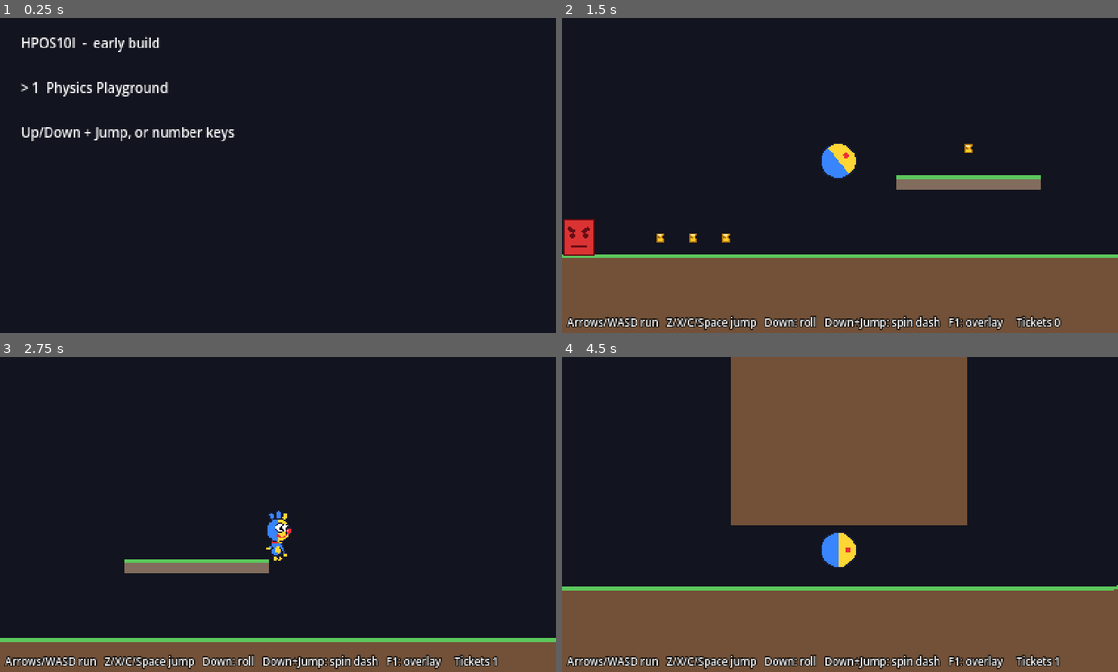
Above: before the commit, frames 1-4 (two rows, left to right).
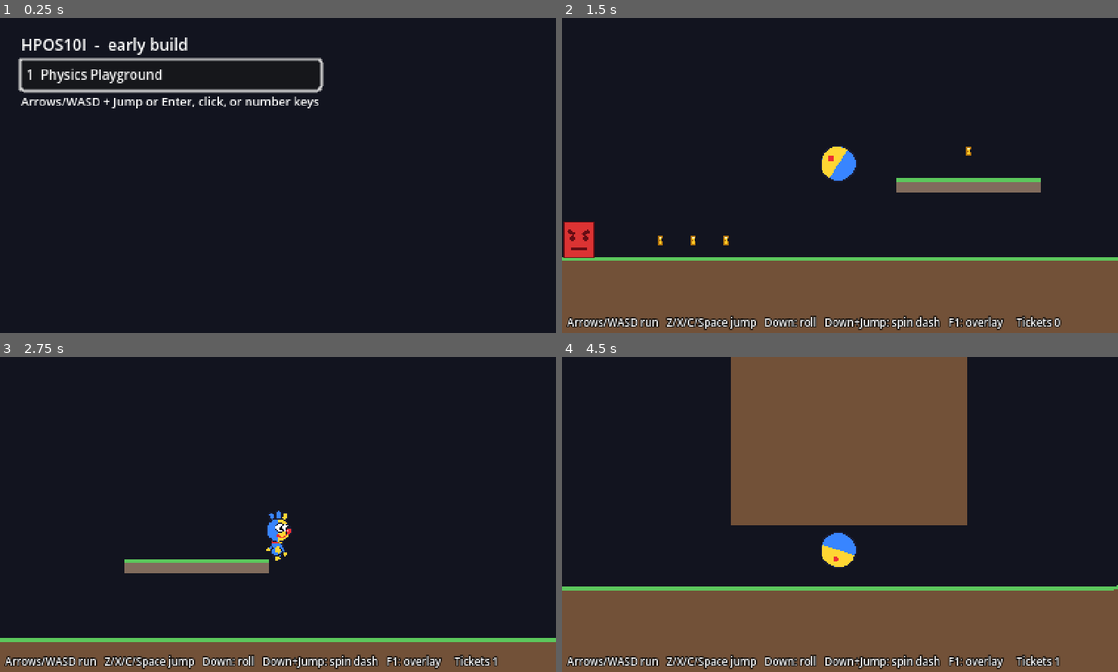
Above: after the commit, the same moments.

Repository: crrreatorrr/HPOS10I
Game: Godot game, scene res://core/main.tscn
Two runs of this game, one before a commit and one after it. Both use one fixed random seed, a clock stepped at 60 frames per second and the inputs below.
Inputs (mouse positions are in pixels of both pictures, inside the frame that each line leads up to):
- Up to frame 1 (0.25 s): no input
- Up to frame 2 (1.5 s): click (734, 74) at 0.5 s, where only the run after the commit has a clickable "1 Physics Playground"; tap Enter (pause) at 1.25 s; move the mouse to (962, 159) at 1.27 s; hold Right (move_right) from 1.28 s (still down); hold Z (jump) from 1.28 s (still down); tap 1 at 1.35 s; click (962, 159) at 1.42 s
- Up to frame 3 (2.75 s): release Right (move_right) at 2 s; release Z (jump) at 2 s; drag from (166, 530) to (22, 653) at 2.02 s
- Up to frame 4 (4.5 s): move the mouse to (895, 445) at 2.77 s; hold Right (move_right) 2.78-3.5 s; hold Z (jump) 2.78-3.5 s; tap 1 at 2.85 s; click (895, 445) at 2.92 s; drag from (812, 577) to (673, 467) at 3.52 s; move the mouse to (1006, 561) at 4.27 s; hold Left (move_left) from 4.28 s (still down); hold Z (jump) from 4.28 s (still down); tap C at 4.35 s; click (1006, 561) at 4.42 s

The runs differ from the first frame. In frame 1, 4.3% of the frame differs, in the area x 3-59%, y 5-40%; in frame 2, 3.2%; in frame 3, less than 0.1%; in frame 4, 0.3%.

Commit message:
Web QA fixes: crisp integer scaling, tappable menu, rotate hint, branded loading
Findings from the lead's browser QA of the live build:
- Display autoload: integer scaling on desktop when the window fits 2x+
  (fractional scaling made 3- and 4-px-wide game pixels), fractional on
  touch devices; a rotate-your-device hint in portrait; global touch
  controls and pause menu overlays (added once their UI scenes exist)
- Boot menu uses real buttons: works with mouse and touch (phones could
  not start anything), keeps keyboard/gamepad shortcuts
- SceneRouter.in_gameplay() for pause/touch overlays
- Loading screen: no engine logo, game background colour; page
  description and theme colour

Co-Authored-By: Claude Opus 5.5 <noreply@anthropic.com>

Diff:
--- /dev/null
+++ b/core/display.gd
@@ -0,0 +1,69 @@
+extends Node
+## Screen-level behaviour shared by every scene:
+## - pixel-perfect integer scaling on desktop when the window is big enough,
+##   fractional scaling on touch devices and small windows;
+## - a "rotate your device" hint on touch devices held in portrait;
+## - global overlays that must exist in every gameplay scene: the touch
+##   controls and the pause menu (owned by the UI agent, added here when their
+##   scenes exist so levels, bosses and playgrounds all get them for free).
+
+const TOUCH_CONTROLS_SCENE := "res://ui/touch_controls/touch_controls.tscn"
+const PAUSE_MENU_SCENE := "res://ui/pause/pause_menu.tscn"
+## Below this multiple of the base size, integer scaling would leave large
+## borders, so fractional scaling is used instead.
+const MIN_INTEGER_SCALE := 2
+const OVERLAY_LAYER := 100
+
+var is_touch := false
+
+var _rotate_hint: CanvasLayer
+
+
+func _ready() -> void:
+	process_mode = Node.PROCESS_MODE_ALWAYS
+	is_touch = DisplayServer.is_touchscreen_available()
+	get_tree().root.size_changed.connect(_on_window_resized)
+	_build_rotate_hint()
+	_add_overlay(TOUCH_CONTROLS_SCENE, is_touch)
+	_add_overlay(PAUSE_MENU_SCENE, true)
+	_on_window_resized()
+
+
+func _on_window_resized() -> void:
+	var root := get_tree().root
+	root.content_scale_stretch = choose_stretch(Vector2(root.size), Vector2(root.content_scale_size), is_touch)
+	_rotate_hint.visible = is_touch and root.size.y > root.size.x
+
+
+## Integer scaling keeps every game pixel the same size, which pixel art needs.
+## Touch devices and small windows use fractional scaling so the game fills
+## the screen instead of shrinking to 1x with big borders.
+static func choose_stretch(window: Vector2, base: Vector2, touch: bool) -> Window.ContentScaleStretch:
+	var fits := window.x >= base.x * MIN_INTEGER_SCALE and window.y >= base.y * MIN_INTEGER_SCALE
+	return Window.CONTENT_SCALE_STRETCH_INTEGER if fits and not touch \
+			else Window.CONTENT_SCALE_STRETCH_FRACTIONAL
+
+
+## Adds a UI scene once, above every level. Overlays decide for themselves
+## when to show (e.g. the pause menu only during gameplay).
+func _add_overlay(path: String, wanted: bool) -> void:
+	if wanted and ResourceLoader.exists(path):
+		add_child(load(path).instantiate())
+
+
+func _build_rotate_hint() -> void:
+	_rotate_hint = CanvasLayer.new()
+	_rotate_hint.layer = OVERLAY_LAYER + 10
+	_rotate_hint.visible = false
+	add_child(_rotate_hint)
+	var shade := ColorRect.new()
+	shade.color = Color(0.07, 0.08, 0.12, 0.92)
+	shade.set_anchors_preset(Control.PRESET_FULL_RECT)
+	_rotate_hint.add_child(shade)
+	var label := Label.new()
+	label.text = "Turn your device sideways to play"
+	label.horizontal_alignment = HORIZONTAL_ALIGNMENT_CENTER
+	label.vertical_alignment = VERTICAL_ALIGNMENT_CENTER
+	label.add_theme_font_size_override("font_size", 12)
+	label.set_anchors_preset(Control.PRESET_FULL_RECT)
+	_rotate_hint.add_child(label)
--- a/core/main.gd
+++ b/core/main.gd
@@ -9,8 +9,7 @@
 const SANDBOX_DIR := "res://tests"
 
 var _entries: Array[Dictionary] = []
-var _index := 0
-var _label: Label
+var _buttons: Array[Button] = []
 
 
 func _ready() -> void:
@@ -30,24 +29,28 @@
 	_build_menu()
 
 
+## Buttons already handle the arrow keys, Enter/Space, mouse and touch.
+## This adds the game's own keys: WASD, every jump key and number shortcuts.
 func _unhandled_input(event: InputEvent) -> void:
-	if _entries.is_empty():
+	if _buttons.is_empty():
 		return
-	if event.is_action_pressed("ui_down") or event.is_action_pressed("move_down"):
-		_index = (_index + 1) % _entries.size()
-	elif event.is_action_pressed("ui_up") or event.is_action_pressed("move_up"):
-		_index = (_index - 1 + _entries.size()) % _entries.size()
-	elif event.is_action_pressed("ui_accept") or event.is_action_pressed("jump"):
-		_entries[_index].start.call()
-		return
-	elif event is InputEventKey and event.pressed and not event.echo:
-		var digit: int = event.keycode - KEY_1
-		if digit >= 0 and digit < mini(9, _entries.size()):
-			_entries[digit].start.call()
-			return
+	var focused := maxi(0, _buttons.find(get_viewport().gui_get_focus_owner()))
+	if event.is_action_pressed("move_down"):
+		_buttons[(focused + 1) % _buttons.size()].grab_focus()
+	elif event.is_action_pressed("move_up"):
+		_buttons[(focused - 1 + _buttons.size()) % _buttons.size()].grab_focus()
+	elif event.is_action_pressed("jump"):
+		_start(focused)
+	elif event is InputEventKey and event.pressed and not event.echo \
+			and event.keycode >= KEY_1 and event.keycode < KEY_1 + mini(9, _buttons.size()):
+		_start(event.keycode - KEY_1)
 	else:
 		return
-	_refresh()
+	get_viewport().set_input_as_handled()
+
+
+func _start(index: int) -> void:
+	_entries[index].start.call()
 
 
 func _collect_entries() -> void:
@@ -95,21 +98,32 @@
 func _build_menu() -> void:
 	var layer := CanvasLayer.new()
 	add_child(layer)
-	_label = Label.new()
-	_label.position = Vector2(16, 12)
-	_label.add_theme_font_size_override("font_size", 10)
-	layer.add_child(_label)
-	_refresh()
+	var box := VBoxContainer.new()
+	box.position = Vector2(16, 12)
+	box.add_theme_constant_override("separation", 3)
+	layer.add_child(box)
+	box.add_child(_make_label("HPOS10I  -  early build", 12))
+	if _entries.is_empty():
+		box.add_child(_make_label("Nothing playable yet.", 10))
+	for i in _entries.size():
+		var button := Button.new()
+		button.text = "%d  %s" % [i + 1, _entries[i].label] if i < 9 else _entries[i].label
+		button.alignment = HORIZONTAL_ALIGNMENT_LEFT
+		button.add_theme_font_size_override("font_size", 10)
+		# Big enough to hit with a thumb once scaled up on a phone.
+		button.custom_minimum_size = Vector2(220, 20)
+		button.pressed.connect(_start.bind(i))
+		box.add_child(button)
+		_buttons.append(button)
+	var hint := "Tap an entry to play" if Display.is_touch \
+			else "Arrows/WASD + Jump or Enter, click, or number keys"
+	box.add_child(_make_label(hint, 9))
+	if not _buttons.is_empty():
+		_buttons[0].grab_focus.call_deferred()
 
 
-func _refresh() -> void:
-	var lines := PackedStringArray(["HPOS10I  -  early build", ""])
-	if _entries.is_empty():
-		lines.append("Nothing playable yet.")
-	for i in _entries.size():
-		var cursor := ">" if i == _index else " "
-		var key := str(i + 1) if i < 9 else " "
-		lines.append("%s %s  %s" % [cursor, key, _entries[i].label])
-	lines.append("")
-	lines.append("Up/Down + Jump, or number keys")
-	_label.text = "\n".join(lines)
+func _make_label(text: String, size: int) -> Label:
+	var label := Label.new()
+	label.text = text
+	label.add_theme_font_size_override("font_size", size)
+	return label
--- a/core/scene_router.gd
+++ b/core/scene_router.gd
@@ -11,6 +11,8 @@
 const ZONE_SELECT_SCENE := "res://ui/zone_select/zone_select.tscn"
 const GAME_OVER_SCENE := "res://ui/game_over/game_over.tscn"
 const ENDING_SCENE := "res://ui/ending/ending.tscn"
+
+const MENU_SCENES := [MAIN_SCENE, TITLE_SCENE, ZONE_SELECT_SCENE, GAME_OVER_SCENE, ENDING_SCENE]
 
 signal stage_started(zone_id: String, stage: int)
 
@@ -87,6 +89,15 @@
 	_change_to(path)
 
 
+## True while a level, boss arena or playground is running (not in menus).
+## The pause menu and touch controls use this.
+func in_gameplay() -> bool:
+	var scene := get_tree().current_scene
+	if scene == null:
+		return false
+	return not scene.scene_file_path in MENU_SCENES
+
+
 func current_zone() -> Dictionary:
 	return ZoneRegistry.get_zone(zone_id)
 
--- a/project.godot
+++ b/project.godot
@@ -15,6 +15,8 @@
 run/main_scene="res://core/main.tscn"
 config/features=PackedStringArray("4.7", "GL Compatibility")
 config/icon="res://icon.svg"
+boot_splash/bg_color=Color(0.07, 0.08, 0.12, 1)
+boot_splash/show_image=false
 
 [autoload]
 
@@ -23,6 +25,7 @@
 SceneRouter="*res://core/scene_router.gd"
 Audio="*res://audio/audio_manager.gd"
 Dev="*res://core/dev.gd"
+Display="*res://core/display.gd"
 
 [display]
 
--- a/tests/core/test_core.gd
+++ b/tests/core/test_core.gd
@@ -60,3 +60,18 @@
 	dev.args.erase("dev")
 	var labels: Array = main._entries.map(func(entry): return entry.label)
 	assert_true(labels.has("Physics Playground"), "boot menu entries: %s" % [labels])
+
+
+func test_display_scaling_choice() -> void:
+	var base := Vector2(424, 240)
+	var integer := Window.CONTENT_SCALE_STRETCH_INTEGER
+	var fractional := Window.CONTENT_SCALE_STRETCH_FRACTIONAL
+	assert_eq(Display.choose_stretch(Vector2(1280, 720), base, false), integer, "desktop 720p")
+	assert_eq(Display.choose_stretch(Vector2(1920, 1080), base, false), integer, "desktop 1080p")
+	assert_eq(Display.choose_stretch(Vector2(800, 450), base, false), fractional, "small window")
+	assert_eq(Display.choose_stretch(Vector2(2532, 1170), base, true), fractional, "phone")
+
+
+func test_in_gameplay_is_false_in_menus() -> void:
+	assert_true(SceneRouter.MENU_SCENES.has(SceneRouter.MAIN_SCENE), "main is a menu")
+	assert_true(SceneRouter.MENU_SCENES.has(SceneRouter.TITLE_SCENE), "title is a menu")
Not shown, changed: export_presets.cfg
Not shown, changed: docs/CONTRACTS.md
